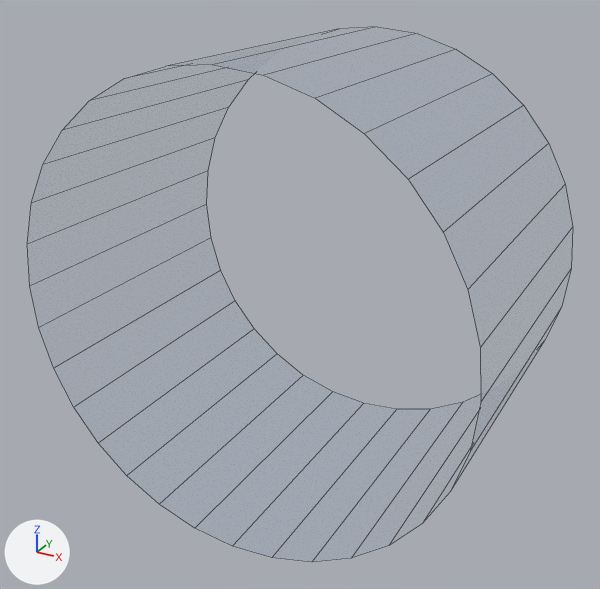
What one commit did to the Blender file Assets/blender/forceField.blend.
The view is the same before and after, from a camera (50 mm lens) standing at (4.84, -6.94, 4.22) and looking at (-0.04, 1.94, -0.21). The lights are fixed; the arrows at lower left show +X, +Y and +Z. Mesh edges are drawn as thin lines.
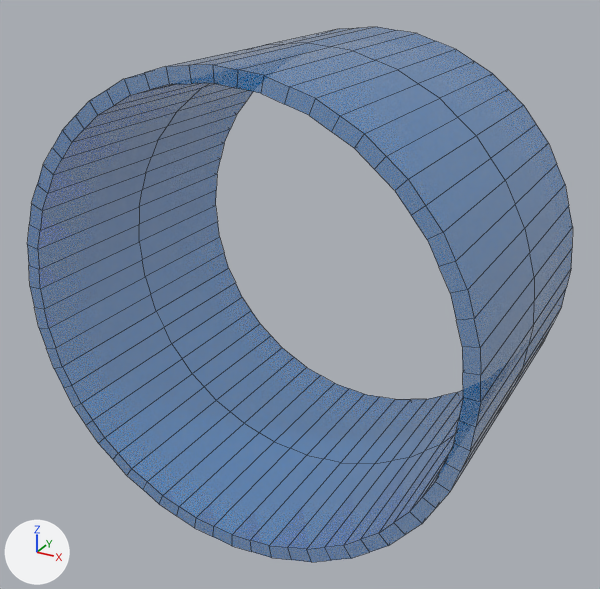
What differs and where, as boxes [x1, y1, x2, y2] in the pictures (600 x 589 px):
part 1 of me_cylinder, added (blue): after [27, 27, 573, 562]

The change in detail:
Material 'FF' (mat_ff) is new.
Its base color is (0.0, 0.287, 0.8) (blue #0092e7).
Its metallic is 0.649.
Its roughness is 0.0.
Its alpha is 0.462.
me_cylinder is used by ob_cylinder; location (0.0, 2.07, 0.0); rotation (1.571, 0.0, 0.0), in degrees (90, 0, 0); scale (3.0, 3.0, 2.0).
me_cylinder had 64 vertices, 32 faces and spanned x -1.0..1.0, y -1.0..1.0, z -1.0..1.0.
me_cylinder no longer uses material mat_material_001 (blue #0092e7).
me_cylinder now has 384 vertices, 384 faces and spans x -1.0..1.0, y -1.0..1.0, z -1.0..1.0.
me_cylinder part 1: 320 vertices added at x -1.0..1.0, y -1.0..1.0, z -1.0..1.0.
me_cylinder now uses material mat_ff (blue #0092e7).
